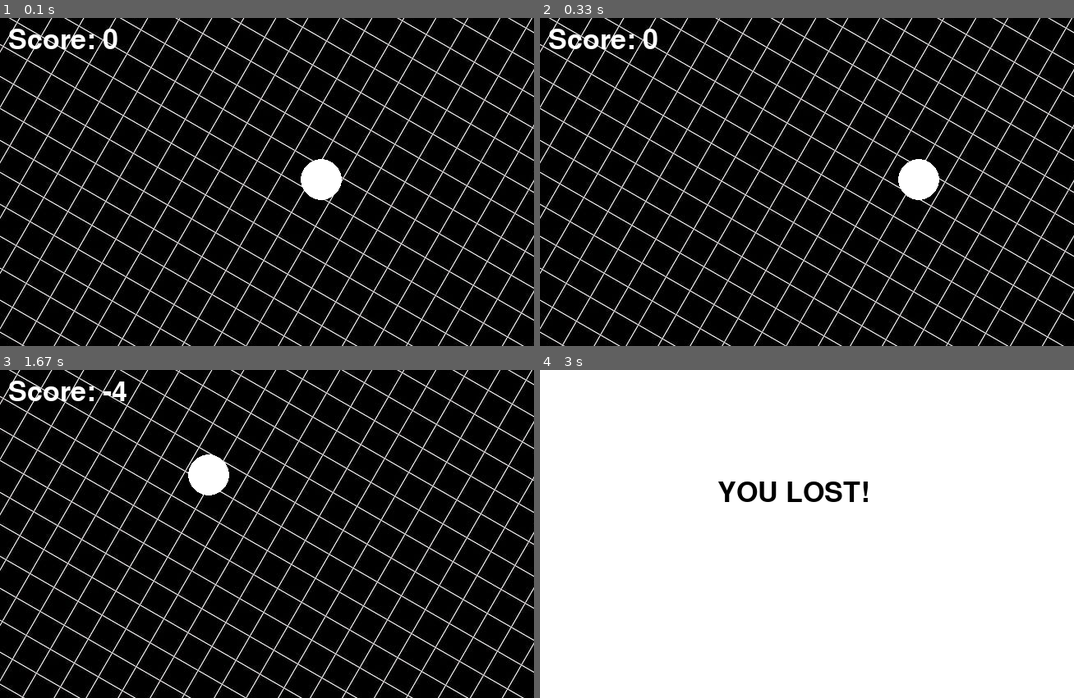
Above: before the commit, frames 1-4 (two rows, left to right).
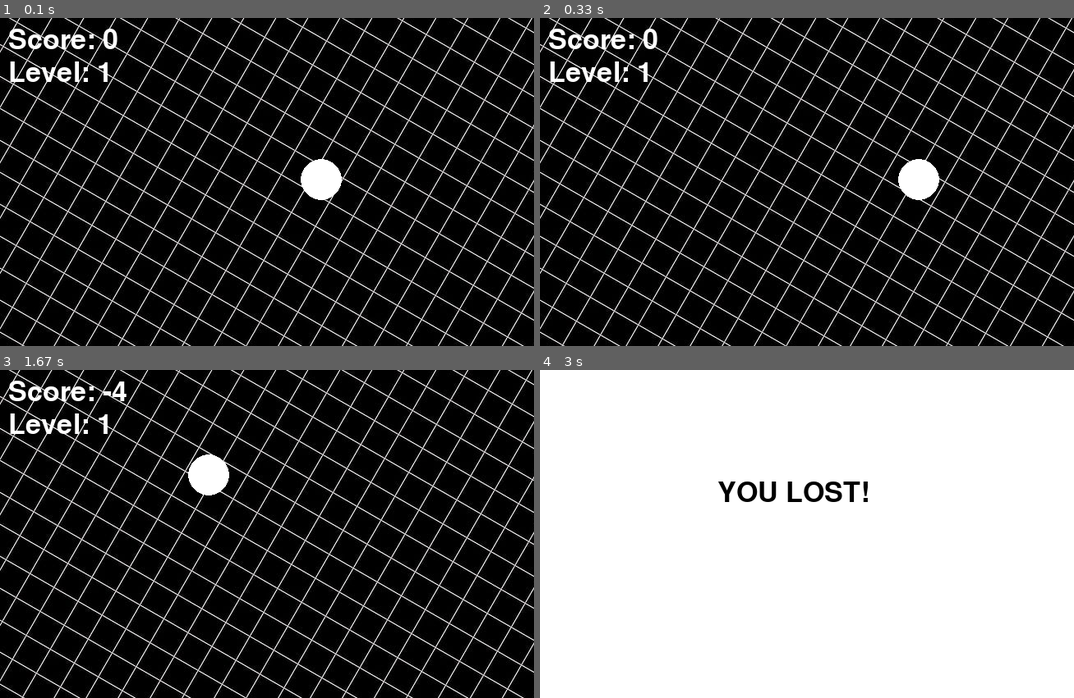
Above: after the commit, the same moments.

Repository: potrdev/pygame-delavnica
Game: pygame game, started from main.py
Same seed, same stepped clock (60 frames per second), same inputs: the game is played once before the commit and once after it.
Inputs (mouse positions are in pixels of both pictures, inside the frame that each line leads up to):
- Up to frame 1 (0.1 s): no input
- Up to frame 2 (0.33 s): no input
- Up to frame 3 (1.67 s): click (267, 534) at 0.38 s; click (267, 553) at 0.72 s; click (101, 484) at 1.05 s; click (464, 648) at 1.38 s
- Up to frame 4 (3 s): click (817, 422) at 1.72 s

The runs differ from the first frame. In frame 1, 0.4% of the frame differs, in the area x 1-21%, y 13-20%; in frame 2, 0.4%; in frame 3, 0.4%; in frame 4, nothing differs.

Commit message:
new change

Diff:
--- a/main.py
+++ b/main.py
@@ -23,6 +23,7 @@
 # Props
 score = 0
 level2 = False
+level3 = False
 
 #Circle
 circle_x = randint(1, X)
@@ -33,6 +34,8 @@
 #Barve
 BLACK = (0,0,0)
 WHITE = (255, 255, 255)
+RED = (255,0,0)
+PINK = (255, 50, 150)
 
 exit = False
 lost = False
@@ -64,19 +67,39 @@
     mousepos = pygame.mouse.get_pos()
 
     #Elements
-    circle = pygame.draw.circle(display, WHITE, (circlemove[0], circlemove[1]), 25)
+    if not level2 and not level3:
+        circle = pygame.draw.circle(display, WHITE, (circlemove[0], circlemove[1]), 25)
+    elif not level2 and level3:
+        circle = pygame.draw.circle(display, PINK, (circlemove[0], circlemove[1]), 25)
 
     if score == 5:
         level2 = True
+
+    if score == 10:
+        level3 = True
 
     if level2:
         circlemove[0] += 10
     else:
         circlemove[0] += 5
 
+    if circle[0] >= window_X:
+        circlemove[0] = randint(1,X // 3)
+        circlemove[1] = randint(1,Y // 3)
+        display.blit(text, (10,10))
+        score -= 1
+
+
     #Text
     text = font.render(f"Score: {score}", True, (255, 255, 255), None)
     display.blit(text, (10,10))
+
+    if not level2:
+        levelText = font.render(f"Level: 1", True, (255, 255, 255), None)
+        display.blit(levelText, (10,50))
+    else:
+        levelText = font.render(f"Level: 2", True, (255, 255, 255), None)
+        display.blit(levelText, (10,50))
 
     #Input
     keys = pygame.key.get_pressed()
